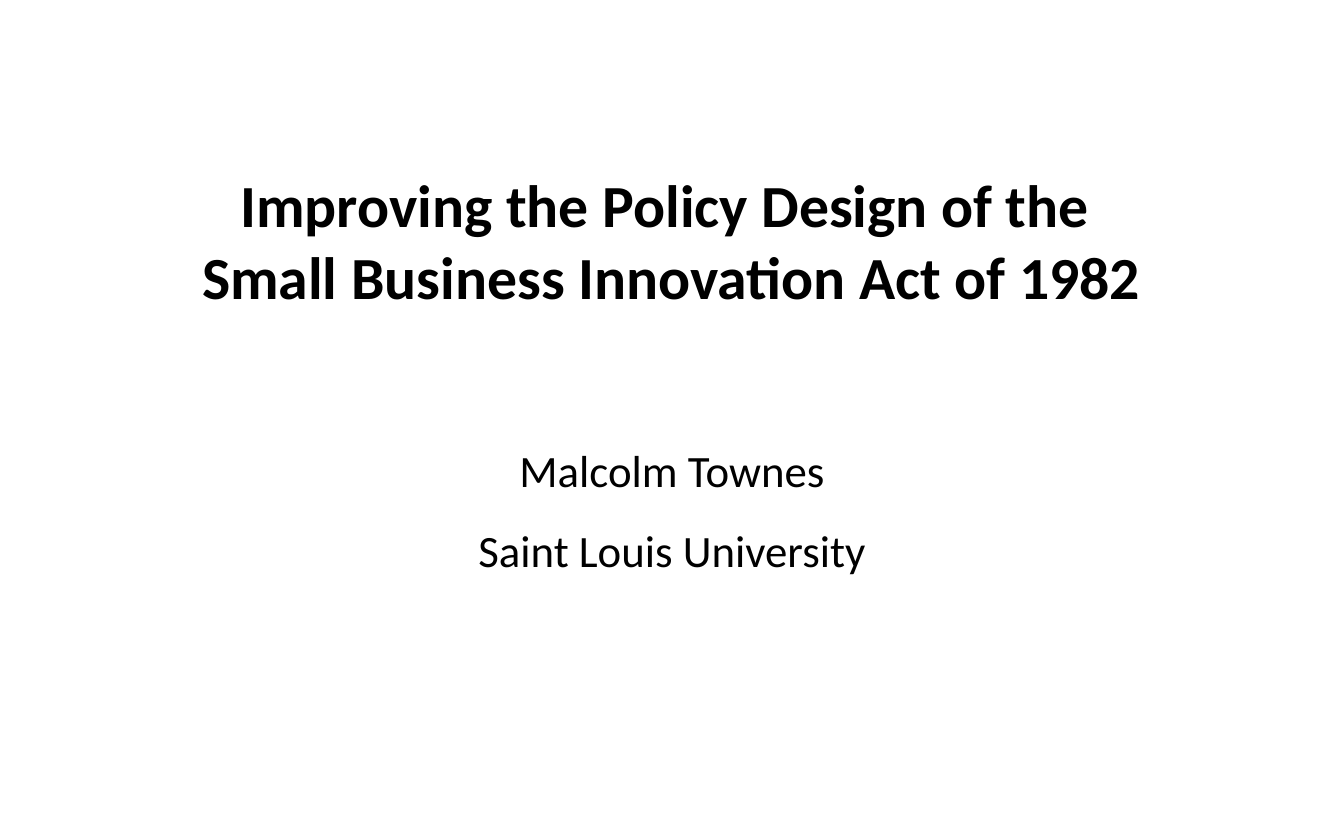
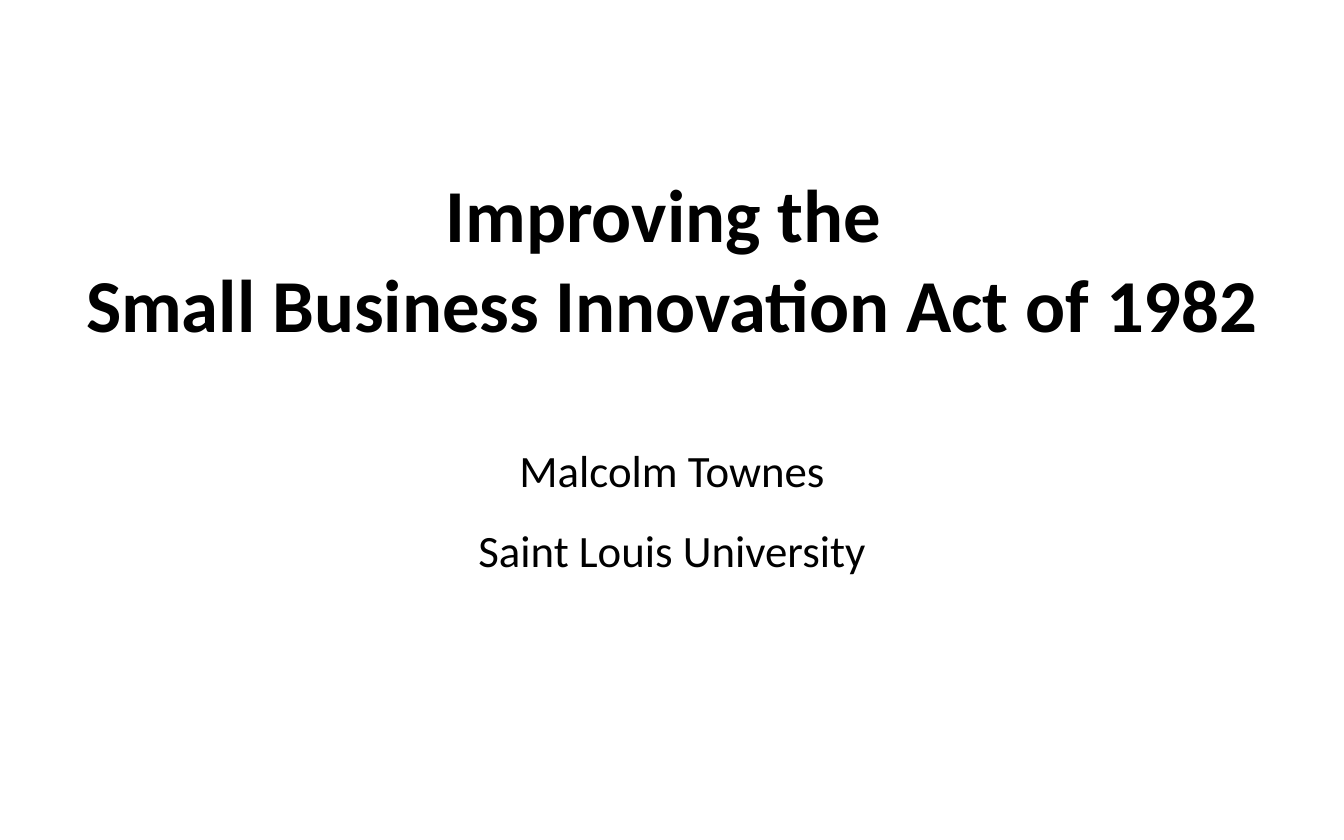
Before and after one commit to SLU-Courses-Townes/POLS6310, a slide deck: slide 1 of FinalProject/Docs/Townes_POLS6310_2019_Spring_FinalProject_Presentation_v00.pptx. Drawn at 1344x840 pixels with LibreOffice and Linux fonts; fonts in the diff are those of the drawing. Boxes give left, top, right and bottom in pixels: in the first picture for what was removed or moved away, otherwise in the second. Text is boxed around its words. In the diff, an @@ line names an element or a change of style, - is before the commit and + after.

```diff
--- a/FinalProject/Docs/Townes_POLS6310_2019_Spring_FinalProject_Presentation_v00.pptx
+++ b/FinalProject/Docs/Townes_POLS6310_2019_Spring_FinalProject_Presentation_v00.pptx
@@ text at [86,189,1257,333]: text changed; size 32 to 40 pt @@
-Improving the Policy Design of the
-Small Business Innovation Act of 1982
+Improving the
+Small Business Innovation Act of 1982
```
Also in this commit, not shown: 3 other slides changed, 2 slides added.
